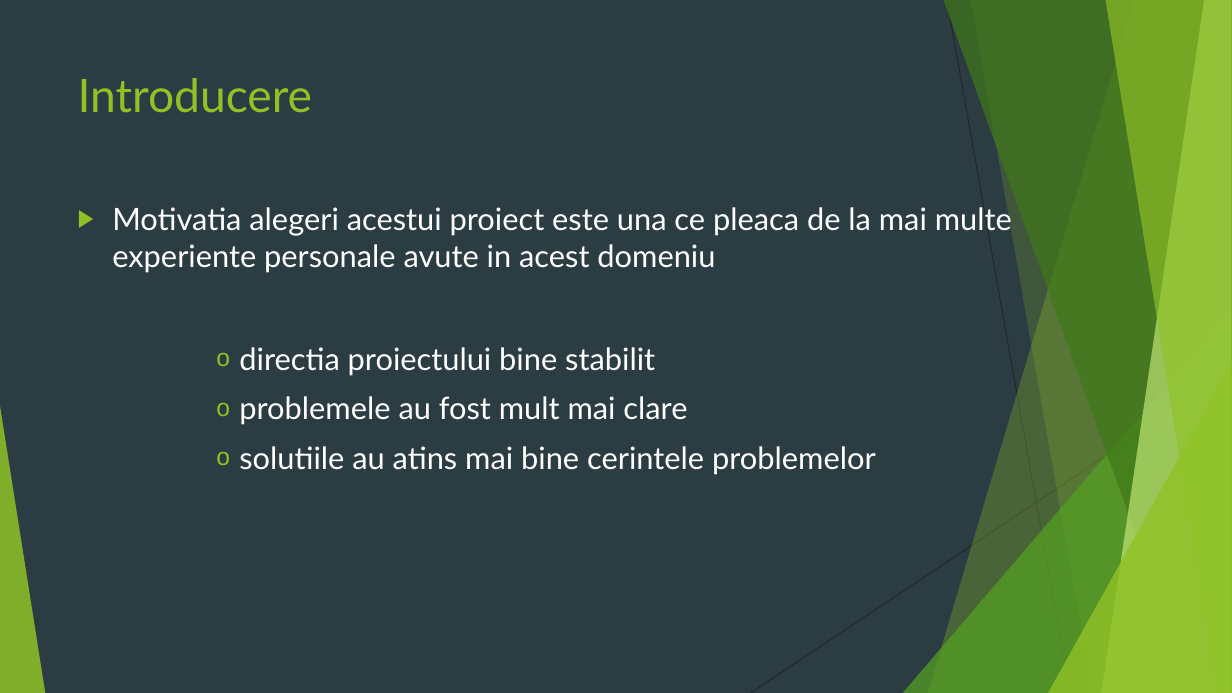
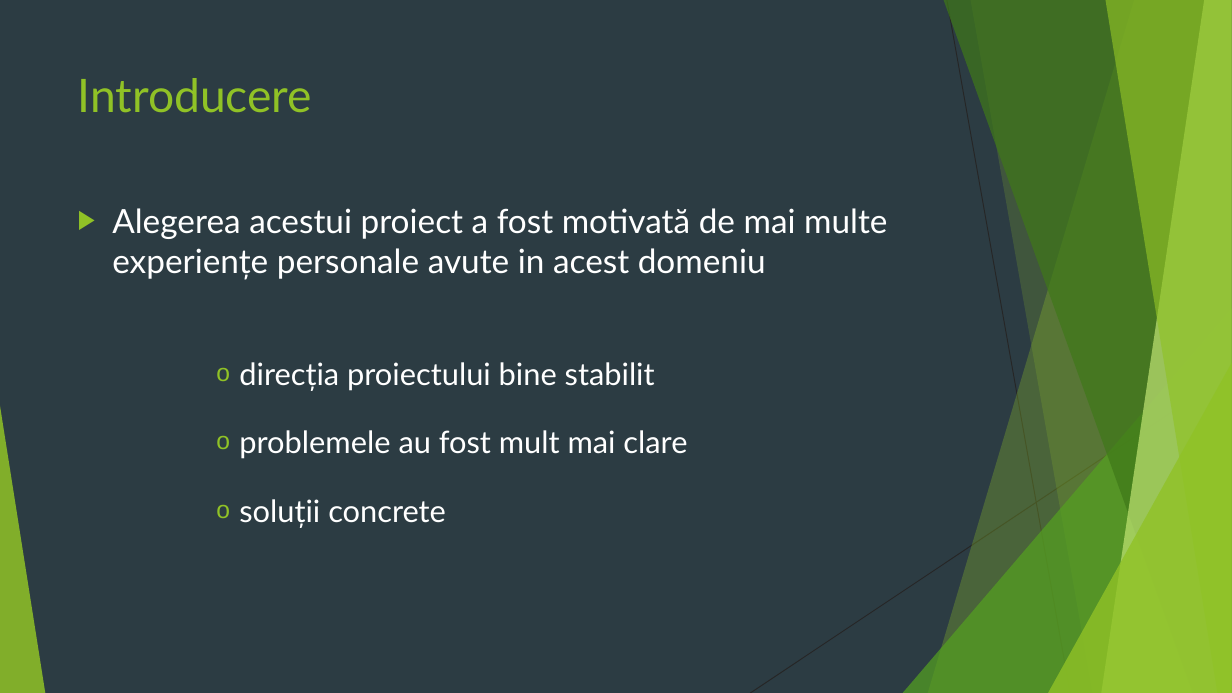
Before and after one commit to Samiicu/lucrareLicentaInformatica2020, a slide deck: slide 5 of Licenta2020BocicuSamuelEmanuel/prezentareLicenta.pptx. Drawn at 1232x693 pixels with LibreOffice and Linux fonts; fonts in the diff are those of the drawing. Boxes give left, top, right and bottom in pixels: in the first picture for what was removed or moved away, otherwise in the second. Text is boxed around its words. In the diff, an @@ line names an element or a change of style, - is before the commit and + after.

```diff
--- a/Licenta2020BocicuSamuelEmanuel/prezentareLicenta.pptx
+++ b/Licenta2020BocicuSamuelEmanuel/prezentareLicenta.pptx
@@ text at bbox=[112, 208, 887, 391]: text changed; size 24 to 26 pt @@
-▶ Motivatia alegeri acestui proiect este una ce pleaca de la mai multe experiente personale avute in acest domeniu
-      o directia proiectului bine stabilit
+▶ Alegerea acestui proiect a fost motivată de mai multe experiențe personale avute in acest domeniu
+      o direcția proiectului bine stabilit
@@ text at bbox=[239, 430, 687, 459]: line spacing 1 to 1.5 @@
@@ text at bbox=[239, 499, 446, 528]: text changed @@
-      o solutiile au atins mai bine cerintele problemelor
+      o soluții concrete
```
Also in this commit, not shown: 9 other slides changed, 23 slides added, 1 slide removed.
